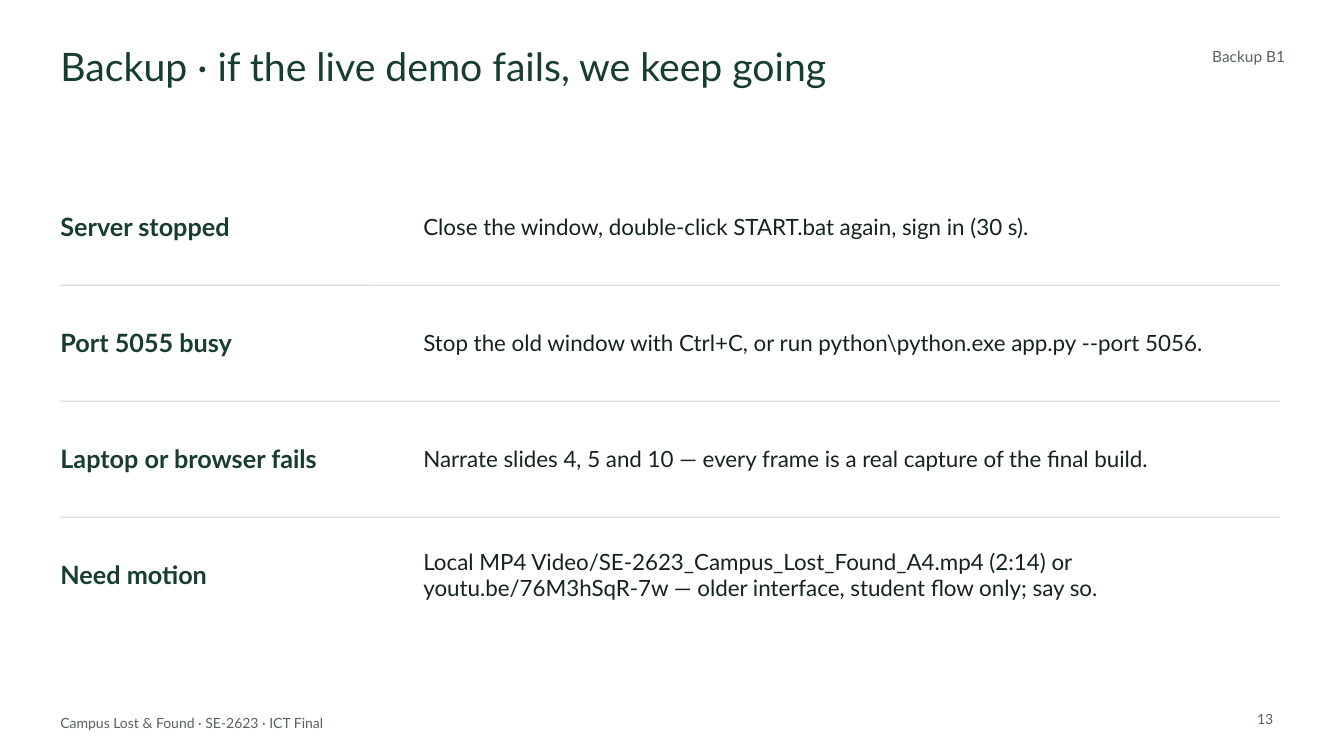
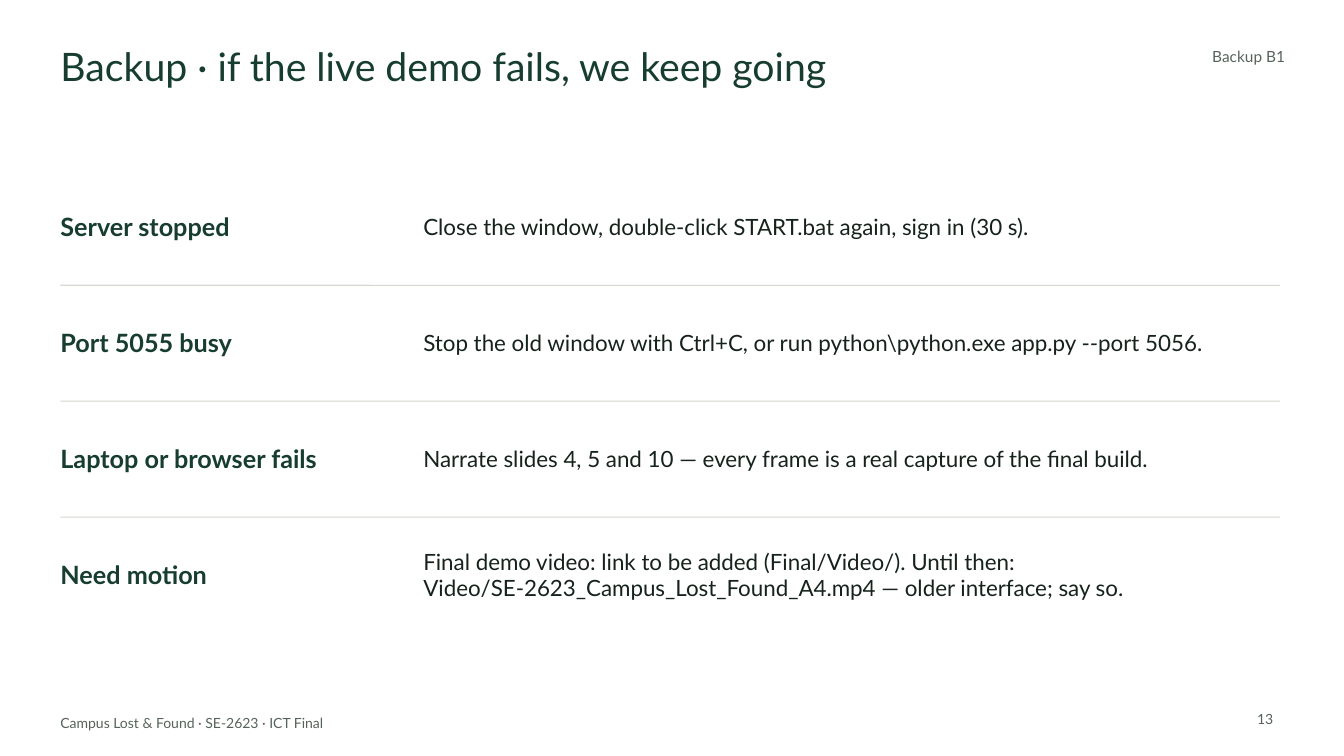
Before and after one commit to zondbebox/SE-2623_Endterm, a slide deck: slide 13 of Final/Presentation/Group_Team_ICT_FinalPresentation.pptx. Drawn at 1344x756 pixels with LibreOffice and Linux fonts; fonts in the diff are those of the drawing. Boxes give left, top, right and bottom in pixels: in the first picture for what was removed or moved away, otherwise in the second. Text is boxed around its words. In the diff, an @@ line names an element or a change of style, - is before the commit and + after.

```diff
--- a/Final/Presentation/Group_Team_ICT_FinalPresentation.pptx
+++ b/Final/Presentation/Group_Team_ICT_FinalPresentation.pptx
@@ text at (x1=423, y1=553, x2=1124, y2=600): text changed @@
-Local MP4 Video/SE-2623_Campus_Lost_Found_A4.mp4 (2:14) or youtu.be/76M3hSqR-7w — older interface, student flow only; say so.
+Final demo video: link to be added (Final/Video/). Until then: Video/SE-2623_Campus_Lost_Found_A4.mp4 — older interface; say so.
```
Also in this commit, not shown: 1 other slide changed, 12 other files.
